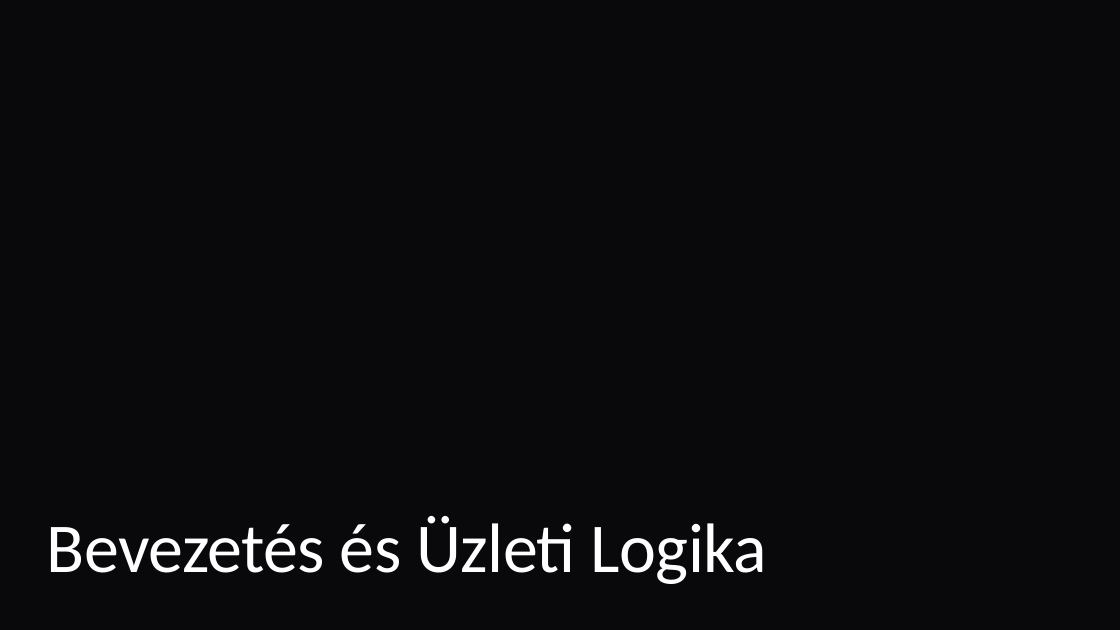
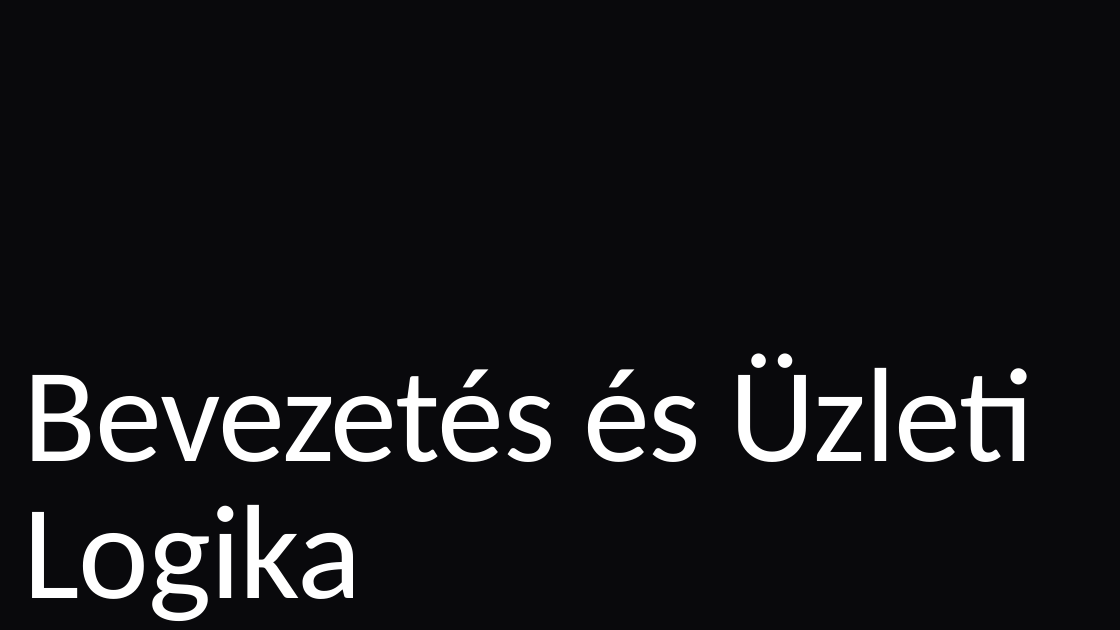
Before and after one commit to Zoli06/FastFuel, a slide deck: slide 2 of docs/FastFuel Prezentáció.pptx. Drawn at 1120x630 pixels with LibreOffice and Linux fonts; fonts in the diff are those of the drawing; background and template pictures are left out. Boxes give left, top, right and bottom in pixels: in the first picture for what was removed or moved away, otherwise in the second. Text is boxed around its words. In the diff, an @@ line names an element or a change of style, - is before the commit and + after.

```diff
--- a/docs/FastFuel Prezentáció.pptx
+++ b/docs/FastFuel Prezentáció.pptx
@@ title "Bevezetés és Üzleti Logika": place and size @@
-title "Bevezetés és Üzleti Logika" at (47, 516, 767, 584)
+title "Bevezetés és Üzleti Logika" at (24, 353, 1034, 621)
@@ title "Bevezetés és Üzleti Logika" at (24, 353, 1034, 621): size 60 to 115 pt, letter spacing -0.5 to -1.1 pt; less space between paragraphs @@
```
Also in this commit, not shown: 5 other slides changed, 45 slides added, 2 slides removed, 38 other files.
